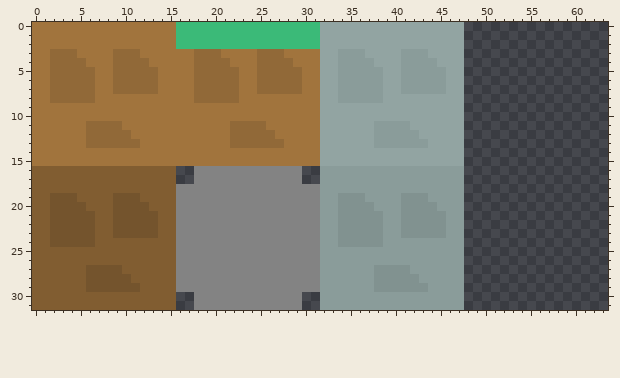
Edited in one commit: pixel-art sprite (core/assets/atlas.png). Above: the version before the commit.
The file is 64x32 pixels.
After:
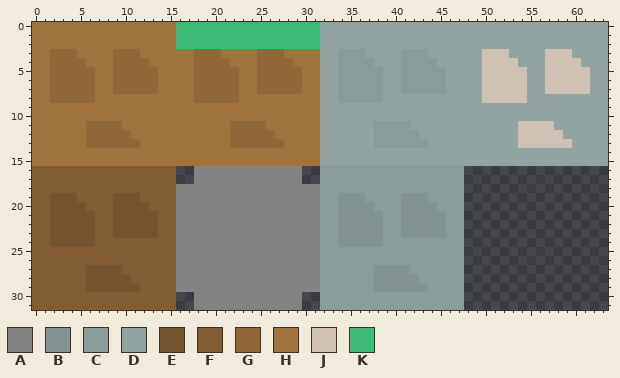
Palette (. is transparent): A #838383  B #819290  C #8a9c9a  D #92a4a2  E #74542d  F #815d31  G #916938  H #a1743d  J #cec1b3  K #3bba78
From old to new:
y 0..2: x 48..63 ................ -> DDDDDDDDDDDDDDDD
y 3: x 48..63 ................ -> DDJJJDDDDJJJDDDD
y 4: x 48..63 ................ -> DDJJJJDDDJJJJDDD
y 5..7: x 48..63 ................ -> DDJJJJJDDJJJJJDD
y 8: x 48..63 ................ -> DDJJJJJDDDDDDDDD
y 9..10: x 48..63 ................ -> DDDDDDDDDDDDDDDD
y 11: x 48..63 ................ -> DDDDDDJJJJDDDDDD
y 12: x 48..63 ................ -> DDDDDDJJJJJDDDDD
y 13: x 48..63 ................ -> DDDDDDJJJJJJDDDD
y 14..15: x 48..63 ................ -> DDDDDDDDDDDDDDDD
